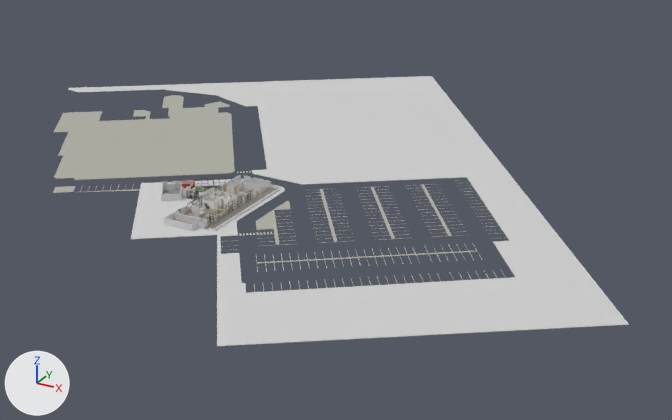
An edit to the COLLADA model testing/res/adream.dae, drawn before and after from the same camera.
The view is the same before and after, from a 50 mm camera at (165.0, -206.0, 114.0) aimed at (19.0, 58.0, -18.0). Lighting does not change. The marker at lower left points along +X, +Y and +Z. Where no turn or scale is listed for an object, it has been applied to the vertices.

Before the edit, the objects in view are built like this:
```python
me_0_____0111_018 = bpy.data.meshes.new('0     0111.018')
me_0_____0111_018.from_pydata(...)  # 2028 vertices, 3320 faces; spans x -133.0..126.0, y -74.0..160.0, z -5.0
# faces by material slot: [162, 1956, 1202]
me_0_____0111_018.materials.append(mat_gravier_material)  # light grey #d1d1d1
me_0_____0111_018.materials.append(mat_c01_material)  # grey #bcbbac
me_0_____0111_018.materials.append(mat_encadrement_menu_material)  # grey #b3b2a6
me_12_____011_002 = bpy.data.meshes.new('12     011.002')
me_12_____011_002.from_pydata(...)  # 931 vertices, 1028 faces; spans x -0.9..0.5, y -16.8..19.7, z -4.2..-1.1
# faces by material slot: [888, 140]
me_12_____011_002.materials.append(mat_road_material)  # grey #838384
me_12_____011_002.materials.append(mat_vitrage_verre_material)  # dark grey #3b4541
me_cube_001 = bpy.data.meshes.new('Cube.001')
me_cube_001.from_pydata(...)  # 1226 vertices, 1204 faces; spans x -26.6..4.0, y -29.6..10.0, z 0.0..3.0
# faces by material slot: [1166, 38]
me_cube_001.materials.append(mat_wall_mat_material)  # light grey #d1d1d1
me_cube_001.materials.append(mat_wall_mat_red_material)  # red #d11600
ob_parking = bpy.data.objects.new('Parking', me_0_____0111_018)
ob_parking.location = (6.6, 15.9, 4.9)
ob_solar_panels = bpy.data.objects.new('solar_panels', me_12_____011_002)
ob_solar_panels.location = (15.4, 8.8, 4.1)
ob_walls = bpy.data.objects.new('walls', me_cube_001)
ob_walls.location = (7.8, 18.5, 0.0)
```
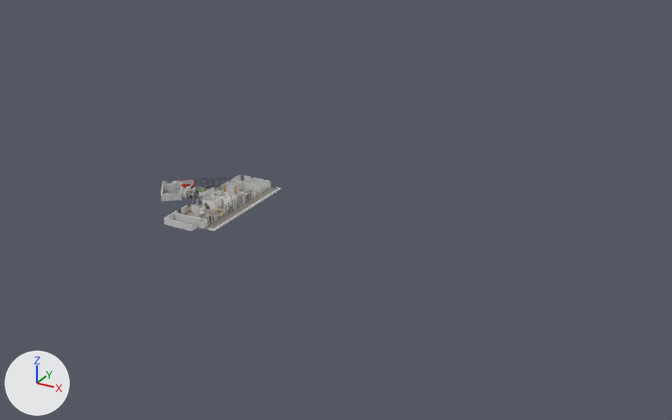
What differs and where, as boxes (x1, y1, x2, y2) in the pictures (672 x 420 px):
'Parking', deleted
    before: (53, 76, 629, 347)
    faces in mat_gravier_material (light grey #d1d1d1): (68, 76, 628, 346)
    faces in mat_encadrement_menu_material (grey #b3b2a6): (53, 89, 629, 347)
    faces in mat_c01_material (grey #bcbbac): (80, 171, 507, 292)

Patch to the scene script:
```diff
--- a/testing/res/adream.dae.py
+++ b/testing/res/adream.dae.py
@@ ob_parking @@
-ob_parking = bpy.data.objects.new('Parking', me_0_____0111_018)
-ob_parking.location = (6.6, 15.9, 4.9)
```
